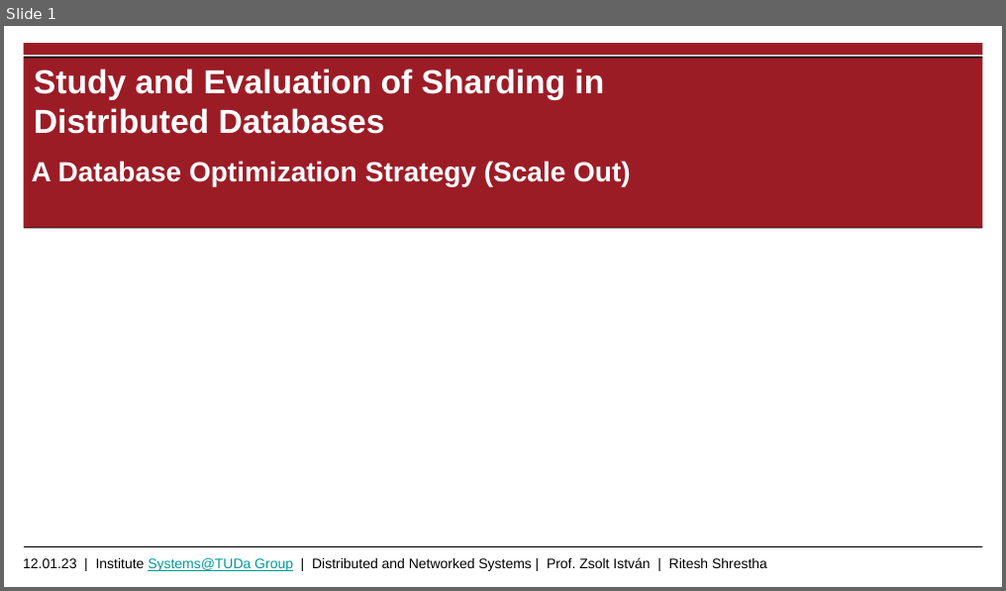
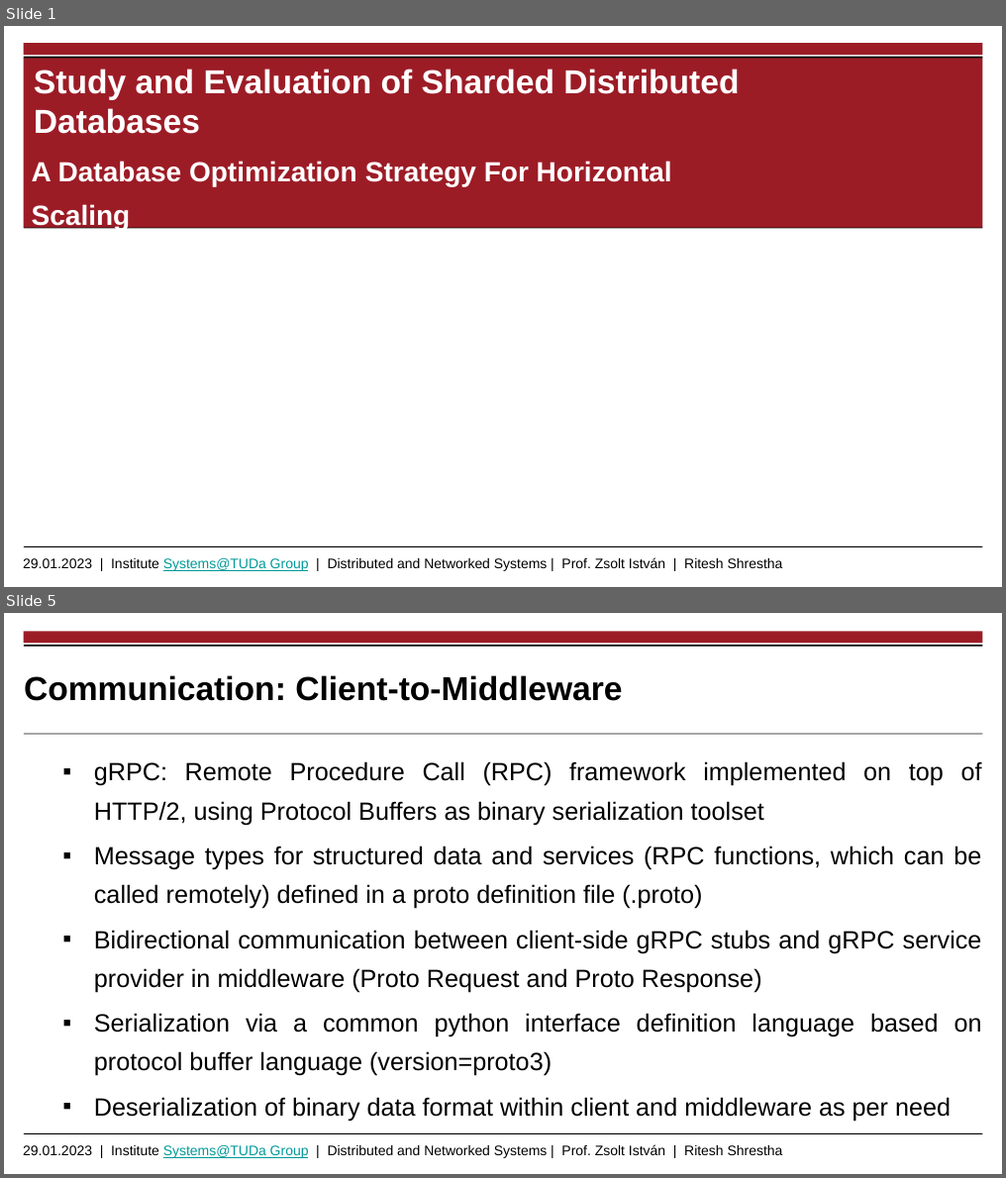
Before and after one commit to riteshCodes/sharded-distributed-databases, a slide deck: Documentation/Thesis_Presentation_Shrestha_Ritesh.pptx. Shown one above the other, each under a label of ours: slide 1 before the commit, slides 1 and 5 after it; the slides between them are not shown. The pictures are 1006x591 and 1006x1178 pixels, drawn with LibreOffice and Linux fonts; fonts in the diff are those of the drawing; background and template pictures are left out. Boxes give left, top, right and bottom in pixels: in the first picture for what was removed or moved away, otherwise in the second. Text is boxed around its words. In the diff, an @@ line names an element or a change of style, - is before the commit and + after.

```diff
--- a/Documentation/Thesis_Presentation_Shrestha_Ritesh.pptx
+++ b/Documentation/Thesis_Presentation_Shrestha_Ritesh.pptx
@@ slide 5 added at [4,613,1002,1174], background #FFFFFF; not listed: 2 template elements that a slide beside it also shows @@
@@ rectangle added at [24,631,983,643], fill #9C1C26 @@
@@ line added from (24, 645) to (983, 645), #000000 1.2 pt @@
@@ title added at [24,675,622,701], 24 pt, text #000000, bold @@
+Communication: Client-to-Middleware
@@ line added from (24, 734) to (983, 734), #000000 0.6 pt @@
@@ text added at [94,761,982,1121], 18 pt, text #000000 @@
+    ▪ gRPC: Remote Procedure Call (RPC) framework implemented on top of HTTP/2, using Protocol Buffers as binary serialization toolset
+    ▪ Message types for structured data and services (RPC functions, which can be called remotely) defined in a proto definition file (.proto)
+    ▪ Bidirectional communication between client-side gRPC stubs and gRPC service provider in middleware (Proto Request and Proto Response)
+    ▪ Serialization via a common python interface definition language based on protocol buffer language (version=proto3)
+    ▪ Deserialization of binary data format within client and middleware as per need
@@ slide 1 changed as well @@
@@ title at [34,69,739,134]: text changed @@
-Study and Evaluation of Sharding in Distributed Databases
+Study and Evaluation of Sharded Distributed Databases
@@ subtitle at [32,161,672,230]: text changed @@
-A Database Optimization Strategy (Scale Out)
+A Database Optimization Strategy For Horizontal Scaling
@@ text at [23,558,783,571]: text changed @@
-12.01.23 | Institute Systems@TUDa Group | Distributed and Networked Systems | Prof. Zsolt István | Ritesh Shrestha
+29.01.2023 | Institute Systems@TUDa Group | Distributed and Networked Systems | Prof. Zsolt István | Ritesh Shrestha
```
Also in this commit, not shown: 1 other slide changed, 22 other slides added, 4 slides removed, 1 other file.
